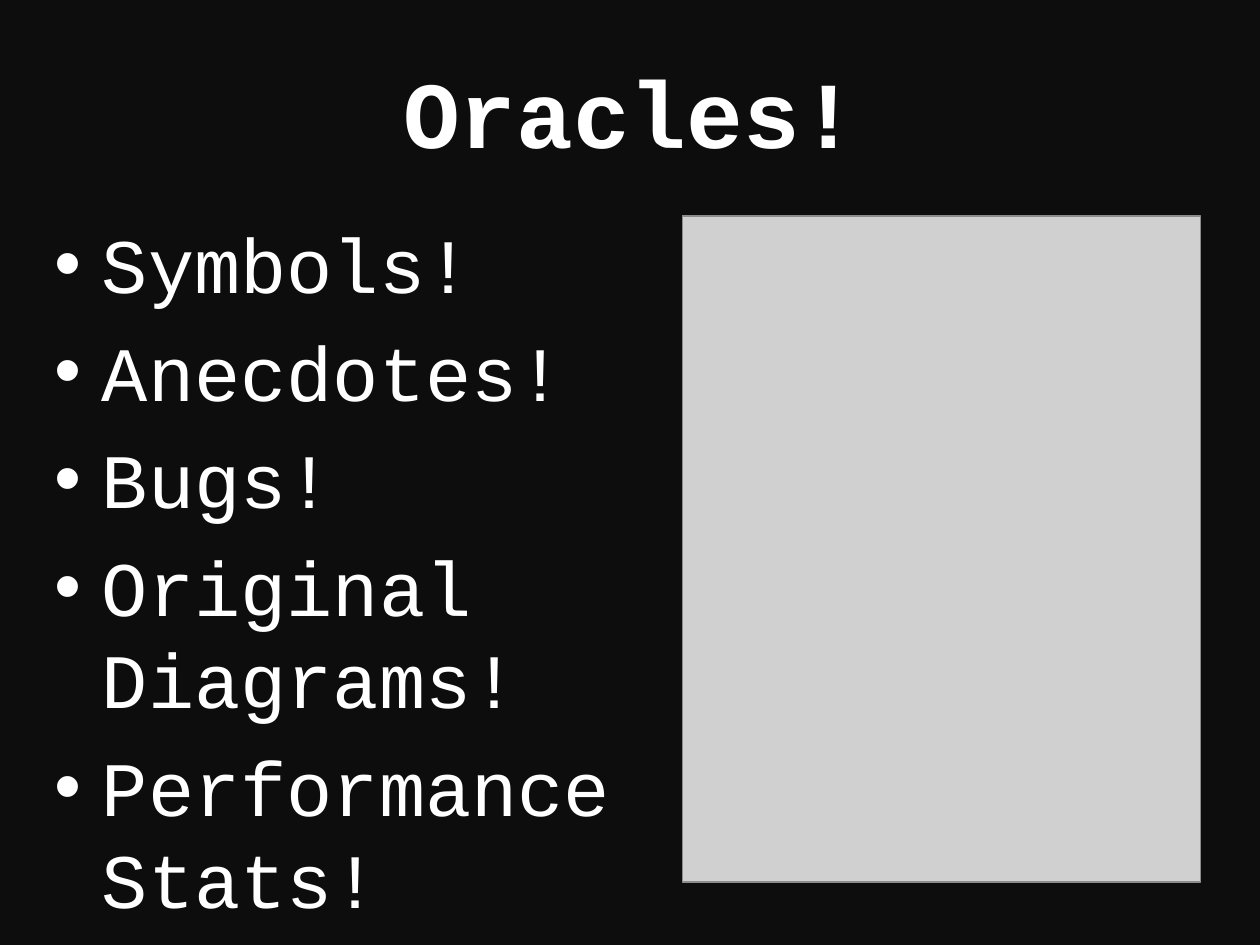
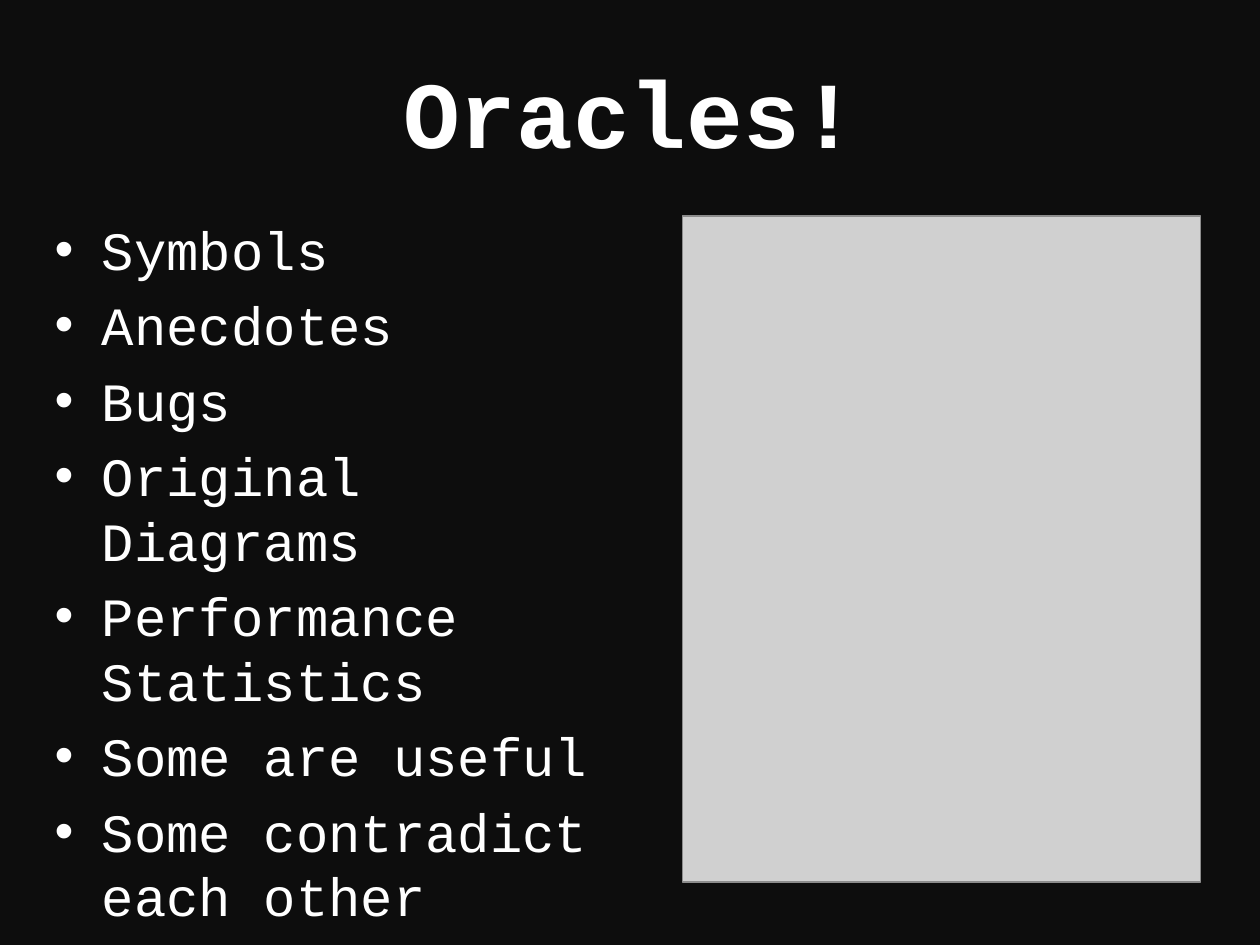
Before and after one commit to northern-tester/transmission, a slide deck: slide 5 of 02 Exercise 2 - Puzzle/Architecture_Workshop_Exercise_2_Understand.pptx (slide 6 before the commit). Drawn at 1260x945 pixels with LibreOffice and Linux fonts; fonts in the diff are those of the drawing; grey boxes stand for pictures. Boxes give left, top, right and bottom in pixels: in the first picture for what was removed or moved away, otherwise in the second. Text is boxed around its words. In the diff, an @@ line names an element or a change of style, - is before the commit and + after.

```diff
--- a/02 Exercise 2 - Puzzle/Architecture_Workshop_Exercise_2_Understand.pptx
+++ b/02 Exercise 2 - Puzzle/Architecture_Workshop_Exercise_2_Understand.pptx
@@ text at (102, 231, 588, 917): text changed; size 44 to 30.8 pt @@
-• Symbols!
-• Anecdotes!
-• Bugs!
-• Original Diagrams!
-• Performance Stats!
+• Symbols
+• Anecdotes
+• Bugs
+• Original Diagrams
+• Performance Statistics
+• Some are useful
+• Some contradict each other
```
Also in this commit, not shown: 2 other slides changed, 1 other file.
